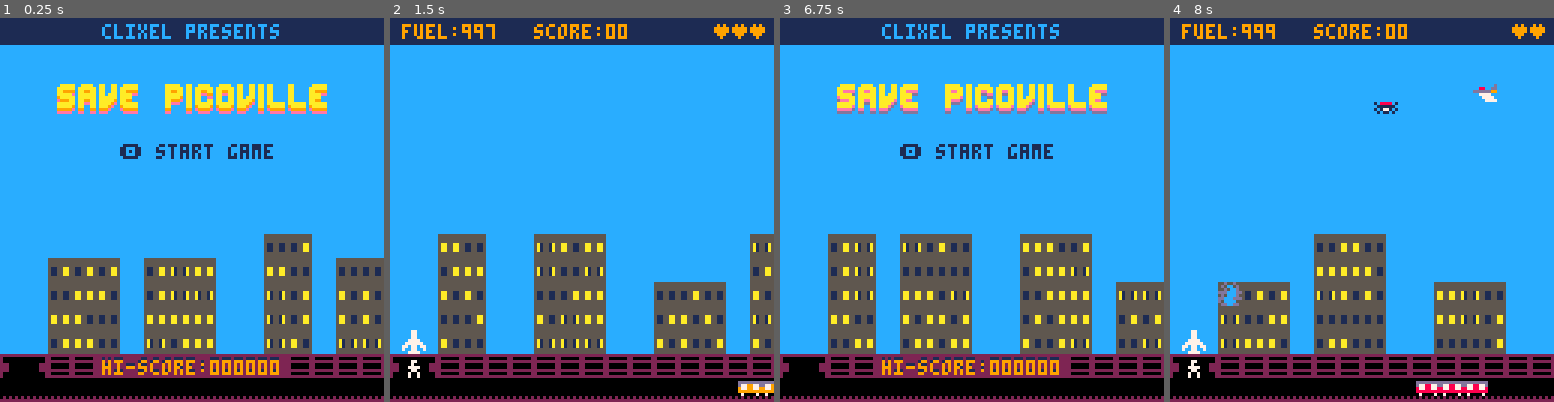
Above: before the commit, frames 1-4 (left to right).
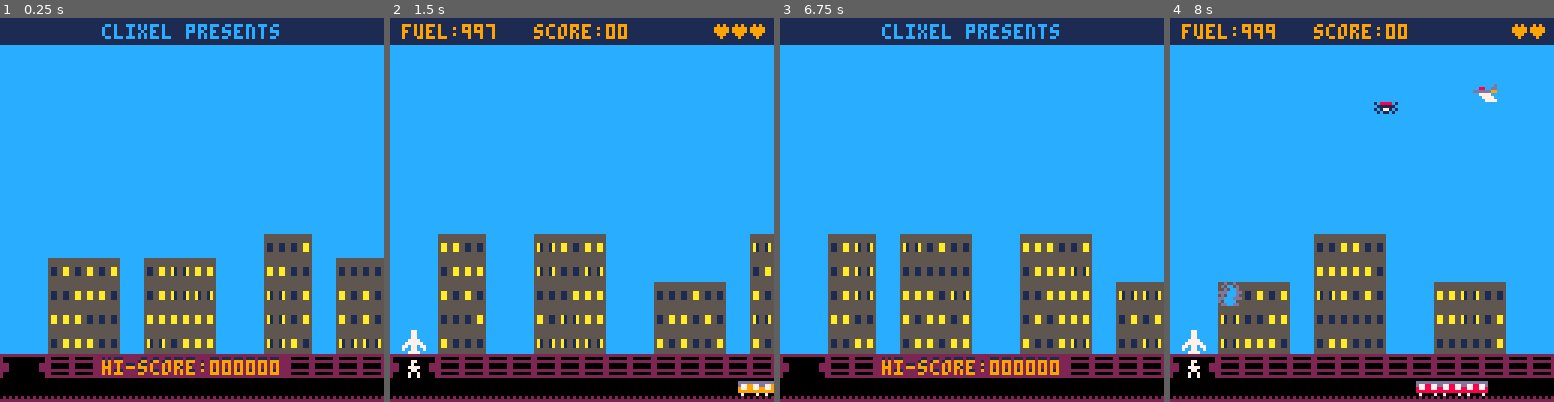
Above: after the commit, the same moments.

Repository: natebeaty/savepicoville
Game: PICO-8 cartridge savepicoville.p8
Two runs of this game, one before a commit and one after it. Both use one fixed random seed, a clock stepped at 60 frames per second and the inputs below.
Inputs:
- Up to frame 1 (0.25 s): no input
- Up to frame 2 (1.5 s): tap X (X key) at 0.33, 1.07 s; tap O (Z key) at 0.7 s
- Up to frame 3 (6.75 s): hold Right 1.6-2.1 s; tap O (Z key) every 0.4 s from 1.7 to 6.5 s; tap X (X key) every 1.12 s from 1.85 to 6.32 s; hold Up 2.15-2.42 s; hold Right 2.47-3.03 s; hold Left 3.08-3.58 s; hold Down 3.63-3.97 s; hold Right 4.02-4.68 s; hold Up 4.73-5.03 s; hold Left 5.08-5.68 s; hold Down 5.73-6.03 s; hold Right 6.08-6.58 s; hold Right from 6.63 s (still down)
- Up to frame 4 (8 s): tap O (Z key) at 6.9, 7.3, 7.7 s; release Right at 7.13 s; hold Up 7.18-7.45 s; tap X (X key) at 7.43 s; hold Right from 7.5 s (still down)

The runs differ from the first frame. In frame 1, 4.2% of the frame differs, in the area x 14-86%, y 17-37%; in frame 2, nothing differs; in frame 3, 4.2%; in frame 4, nothing differs.

Commit message:
use custom title gfx on title screen

Diff:
--- a/main.lua
+++ b/main.lua
@@ -255,19 +255,7 @@
     end
     rectfill(0,0,128,8,1)
     centertxt("clixel presents",2,12)
-    if (t%6==0) then
-      -- rotate shadow colors
-      local foo=deli(titleshadowclr,1)
-      add(titleshadowclr,foo)
-    end
-    pal(13,titleshadowclr[1])
-    spr(64,19,24,12,1)
-    pal(13,titleshadowclr[2])
-    spr(64,19,23,12,1)
-    pal(13,10)
-    spr(64,19,22,12,1)
-    pal()
-    centertxt("🅾️ start game",42,1)
+    ?titlegfx,7,12
     centertxt("hi-score:"..pad(hiscore.."0",6),113,1,2)
     centertxt("hi-score:"..pad(hiscore.."0",6),114,9)
 
